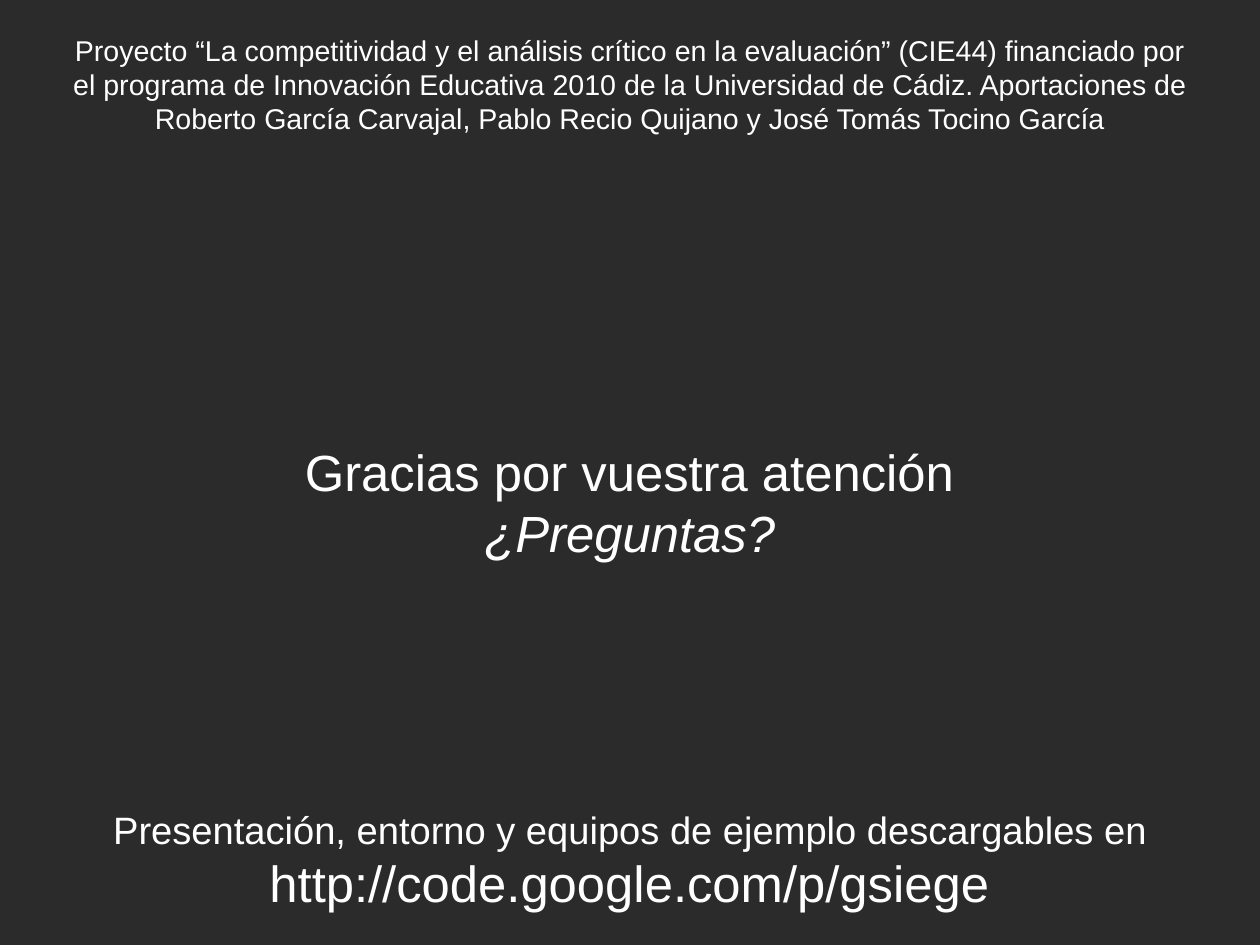
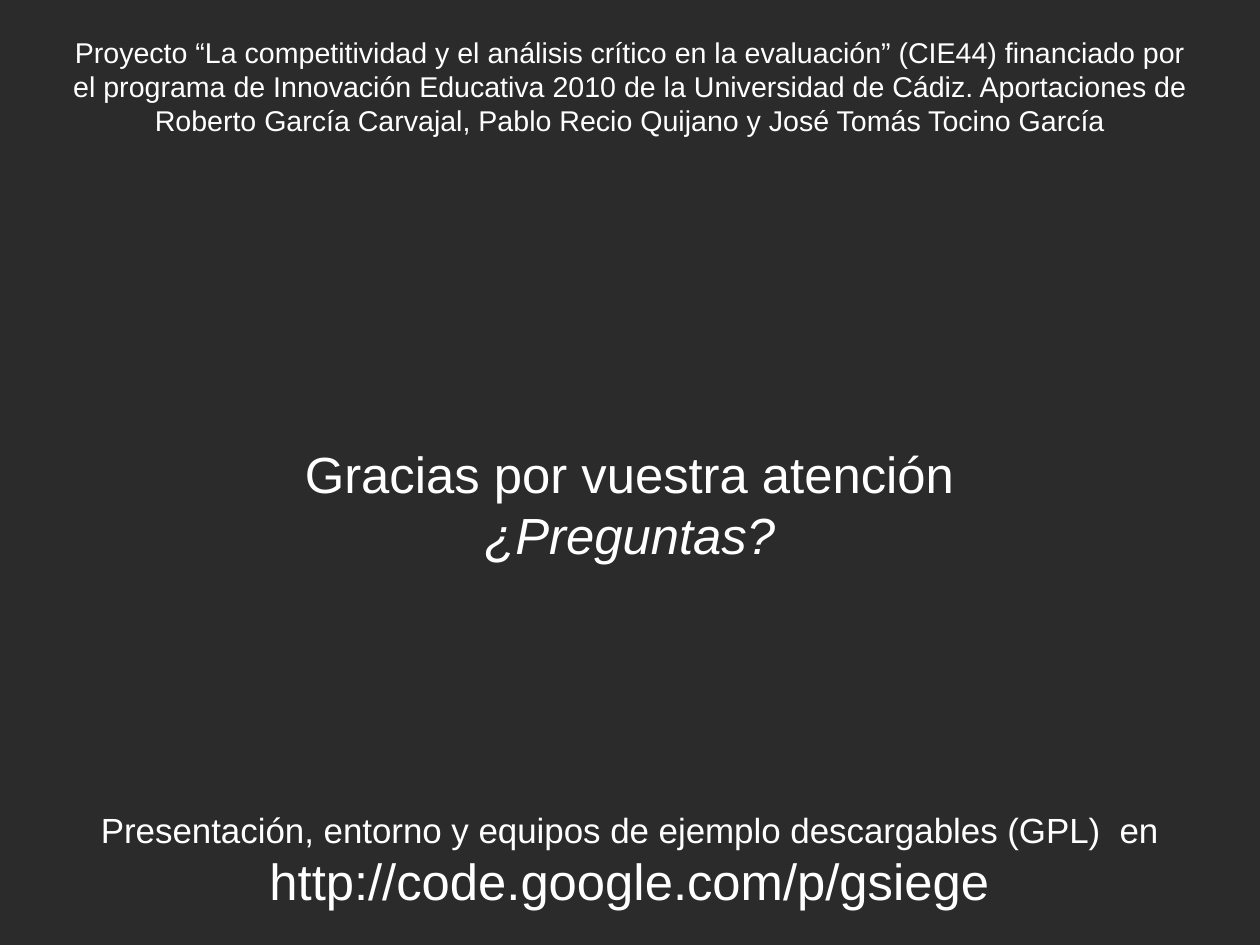
Before and after one commit to rompehielos013013013/gsiege, a slide deck: slide 39 of presentacion/expertoUCLM2014/SSEE-IA.odp (slide 33 before the commit). Drawn at 1260x945 pixels with LibreOffice and Linux fonts; fonts in the diff are those of the drawing; background and template pictures are left out; a plain dark background stands for a picture behind light text. Boxes give left, top, right and bottom in pixels: in the first picture for what was removed or moved away, otherwise in the second. Text is boxed around its words. In the diff, an @@ line names an element or a change of style, - is before the commit and + after.

```diff
--- a/presentacion/expertoUCLM2014/SSEE-IA.odp
+++ b/presentacion/expertoUCLM2014/SSEE-IA.odp
@@ subtitle at [101,817,1159,849]: text changed; size 24 to 22 pt @@
-Presentación, entorno y equipos de ejemplo descargables en
+Presentación, entorno y equipos de ejemplo descargables (GPL) en
```
Also in this commit, not shown: 17 other slides changed, 6 slides added, 1 other file.
